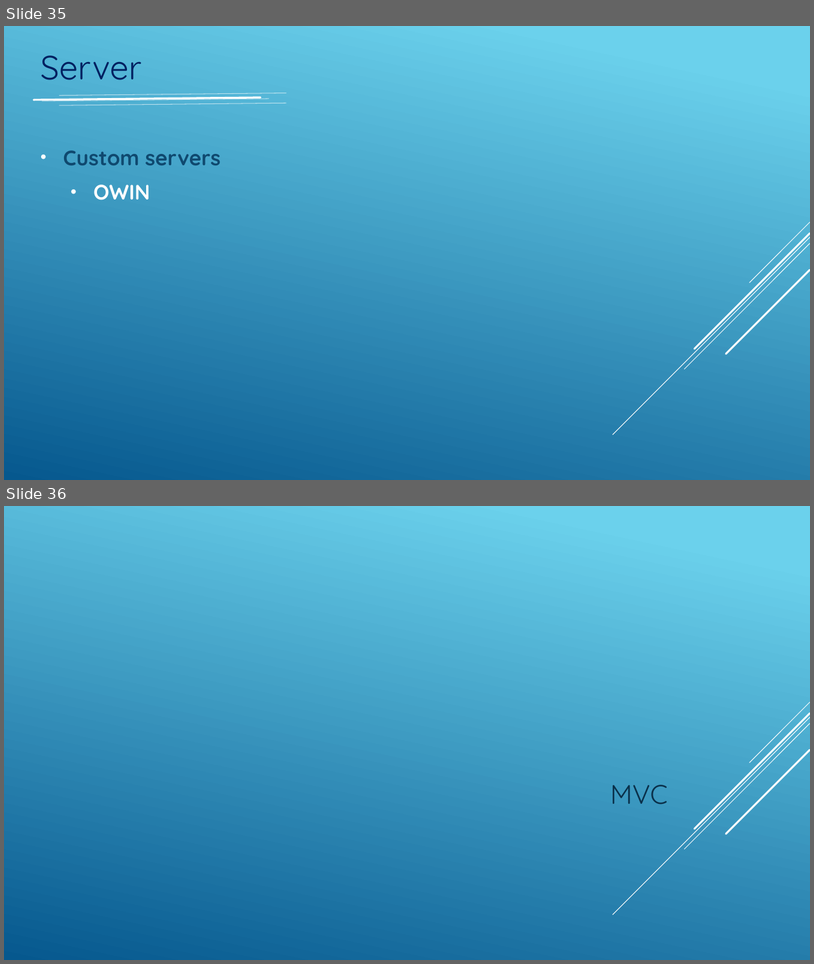
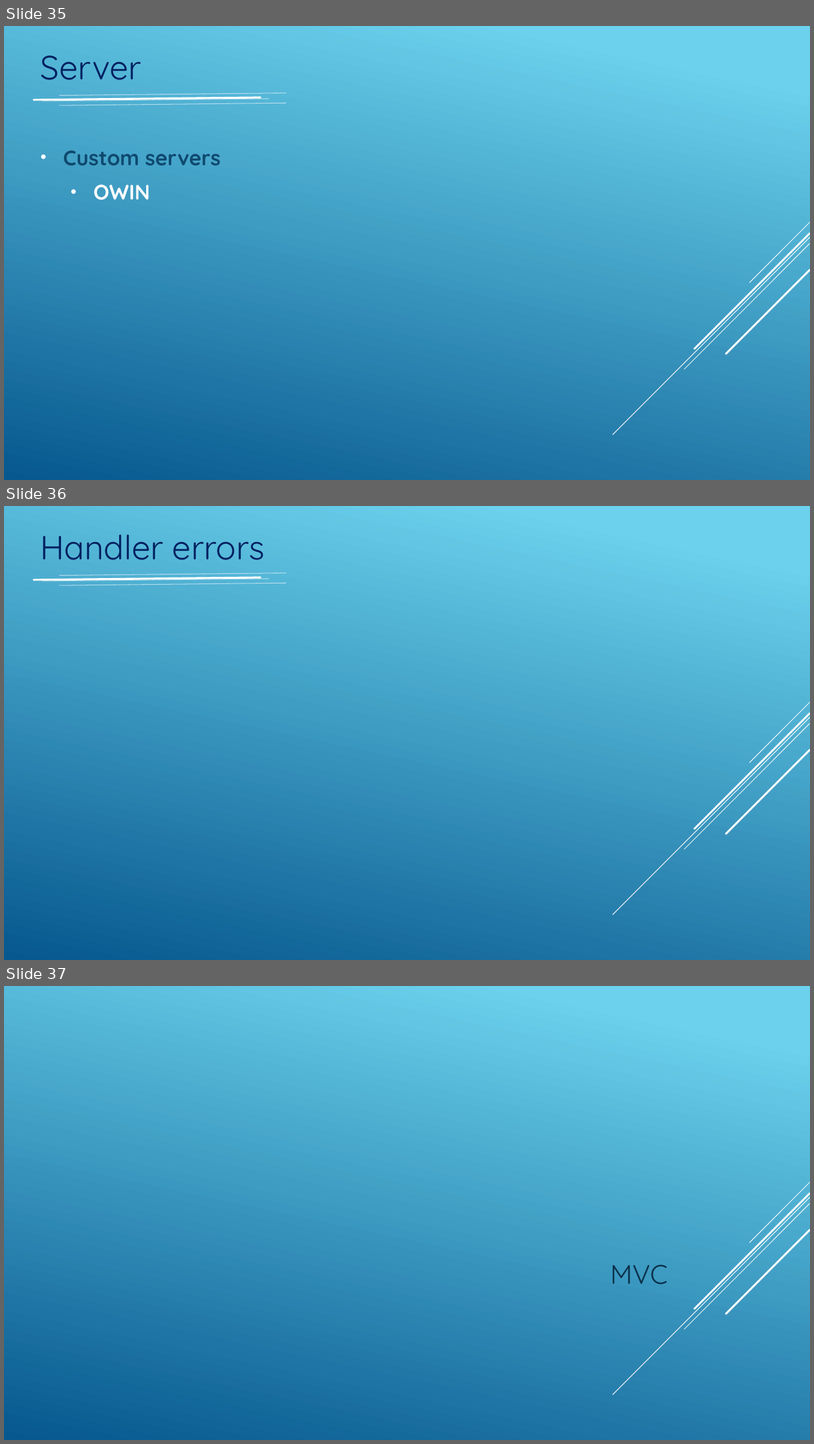
Before and after one commit to igorlimon/dotnetcore-iquest, a slide deck: Asp-net-core PeakIT.pptx. Shown one above the other, each under a label of ours: slides 35 and 36 before the commit, slides 35, 36 and 37 after it. The pictures are 814x964 and 814x1444 pixels, drawn with LibreOffice and Linux fonts; fonts in the diff are those of the drawing. Boxes give left, top, right and bottom in pixels: in the first picture for what was removed or moved away, otherwise in the second. Text is boxed around its words. In the diff, an @@ line names an element or a change of style, - is before the commit and + after.

Commit message:
Error handling

```diff
--- a/Asp-net-core PeakIT.pptx
+++ b/Asp-net-core PeakIT.pptx
@@ slide 36 added at box(4, 506, 810, 960), background gradient #6ED2EB to #06588E; not listed: 5 template elements that a slide beside it also shows @@
@@ text added at box(41, 534, 265, 560), 40 pt, text #002060 @@
+Handler errors
@@ line added from (33, 580) to (260, 577), #FFFFFF 2.25 pt @@
@@ line added from (60, 576) to (287, 573), #FFFFFF 0.75 pt @@
@@ line added from (42, 581) to (269, 579), #FFFFFF 0.75 pt @@
@@ line added from (60, 585) to (287, 583), #FFFFFF 0.75 pt @@
@@ what was slide 36 is now slide 37 @@
```
Also in this commit, not shown: 1 slide removed, 5 other files.
